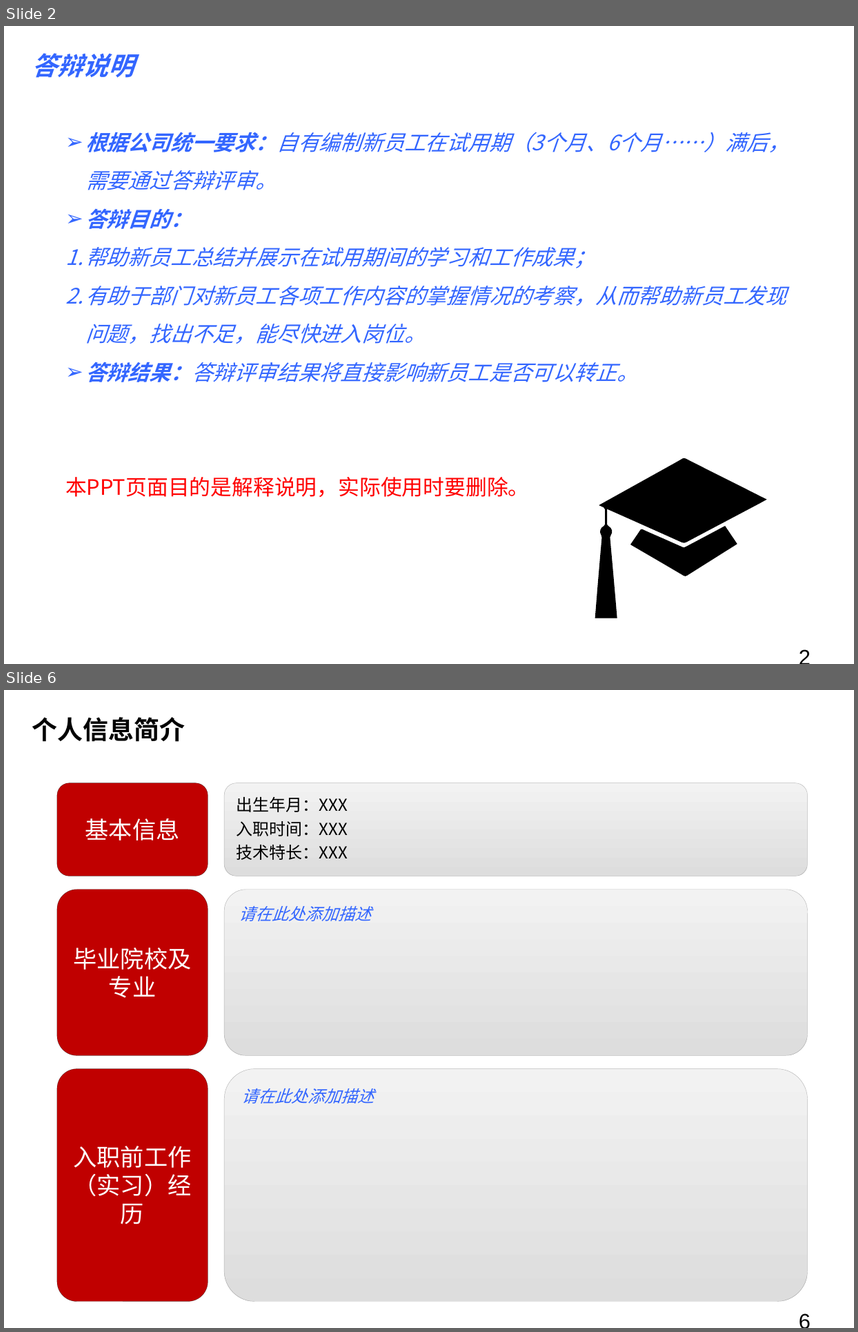
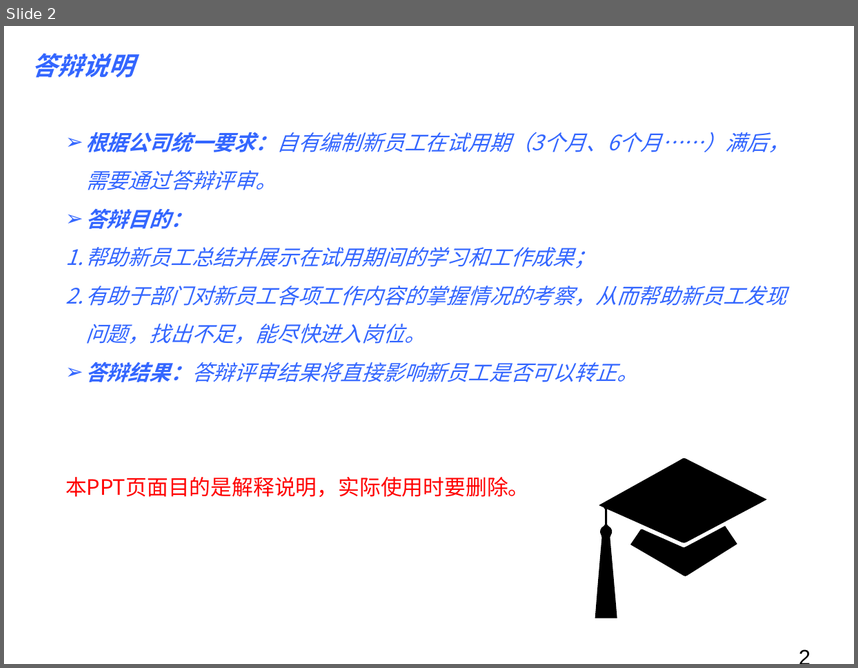
Before and after one commit to donghuizhou/drag-form-new, a slide deck: src/ppt.pptx. Shown one above the other, each under a label of ours: slides 2 and 6 before the commit, slide 2 after it; the slides between them are not shown. The pictures are 858x1332 and 858x668 pixels, drawn with LibreOffice and Linux fonts; fonts in the diff are those of the drawing; background and template pictures are left out. Boxes give left, top, right and bottom in pixels: in the first picture for what was removed or moved away, otherwise in the second. Text is boxed around its words. In the diff, an @@ line names an element or a change of style, - is before the commit and + after.

```diff
--- a/src/ppt.pptx
+++ b/src/ppt.pptx
@@ slide 6 removed at <box>4,690,854,1328</box>, background picture (left out) @@
@@ text removed at <box>32,717,185,742</box> @@
-个人信息简介
@@ group removed at <box>56,782,807,1301</box>: 6 rounded rectangles @@
-基本信息
-出生年月：XXX
-入职时间：XXX
-技术特长：XXX
-毕业院校及专业
-请在此处添加描述
-入职前工作（实习）经历
-请在此处添加描述
@@ page number removed at <box>791,1304,846,1317</box> @@
-6
```
Also in this commit, not shown: 16 other slides removed.
